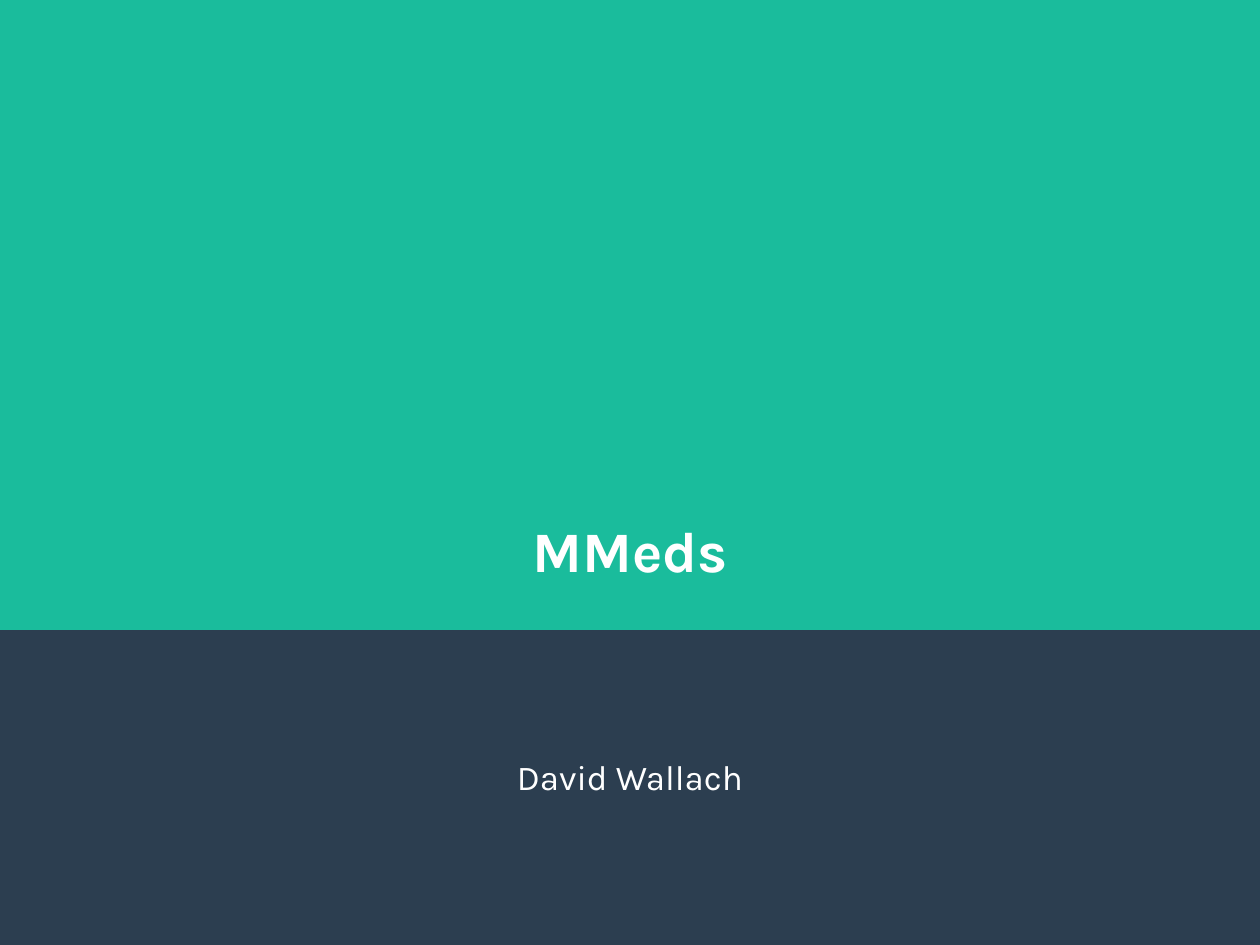
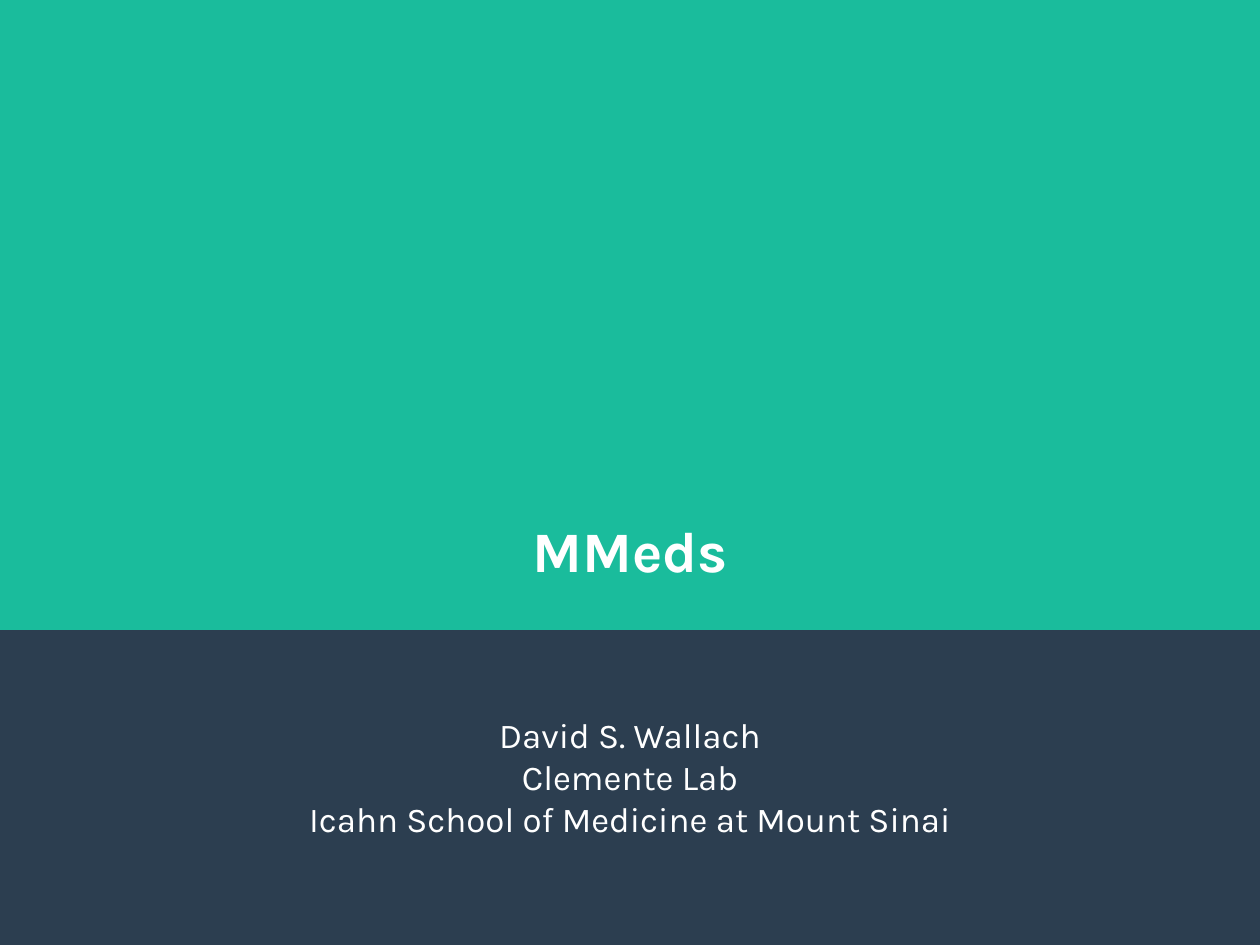
Before and after one commit to clemente-lab/mmeds-meta, a slide deck: slide 2 of sql/mmeds.odp (slide 1 before the commit). Drawn at 1260x945 pixels with LibreOffice and Linux fonts; fonts in the diff are those of the drawing. Boxes give left, top, right and bottom in pixels: in the first picture for what was removed or moved away, otherwise in the second. Text is boxed around its words. In the diff, an @@ line names an element or a change of style, - is before the commit and + after.

```diff
--- a/sql/mmeds.odp
+++ b/sql/mmeds.odp
@@ subtitle at (309,724,950,833): text changed @@
-David Wallach
+David S. Wallach
+Clemente Lab
+Icahn School of Medicine at Mount Sinai
```
Also in this commit, not shown: 3 other slides changed, 5 slides added, 1 slide removed, 4 other files.
